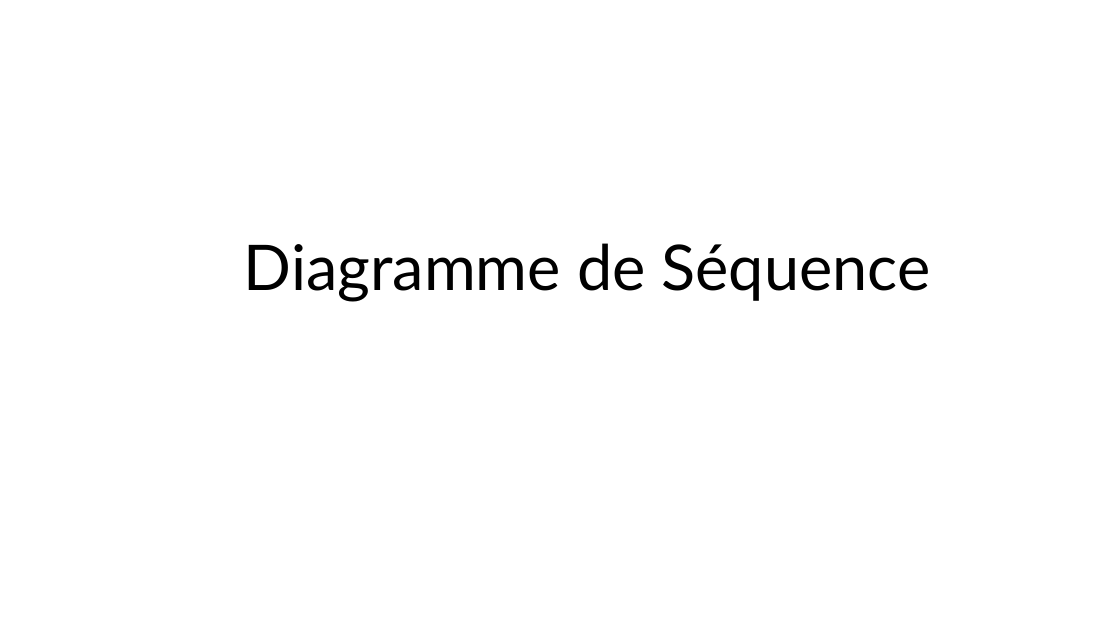
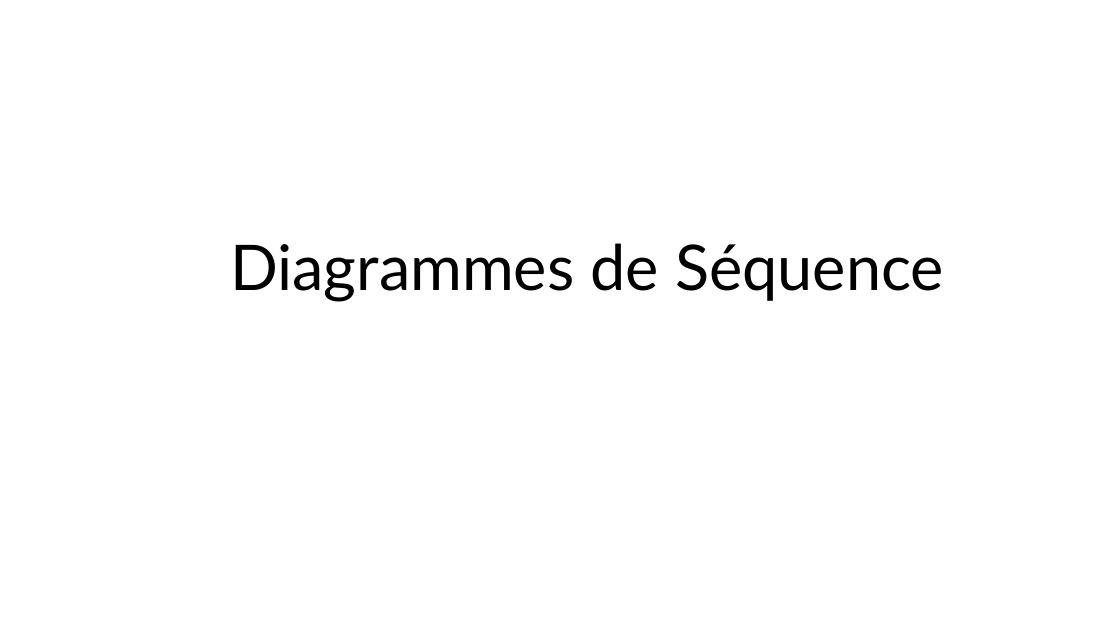
Before and after one commit to OceanStream-X-MiageSorbonne/Boitier, a slide deck: slide 4 of Documentation/Conception/Modelisation.pptx (slide 2 before the commit). Drawn at 1120x630 pixels with LibreOffice and Linux fonts; fonts in the diff are those of the drawing; background and template pictures are left out. Boxes give left, top, right and bottom in pixels: in the first picture for what was removed or moved away, otherwise in the second. Text is boxed around its words. In the diff, an @@ line names an element or a change of style, - is before the commit and + after.

```diff
--- a/Documentation/Conception/Modelisation.pptx
+++ b/Documentation/Conception/Modelisation.pptx
@@ title at [230, 243, 944, 302]: text changed @@
-Diagramme de Séquence
+Diagrammes de Séquence
```
Also in this commit, not shown: 2 slides added, 8 other files.
